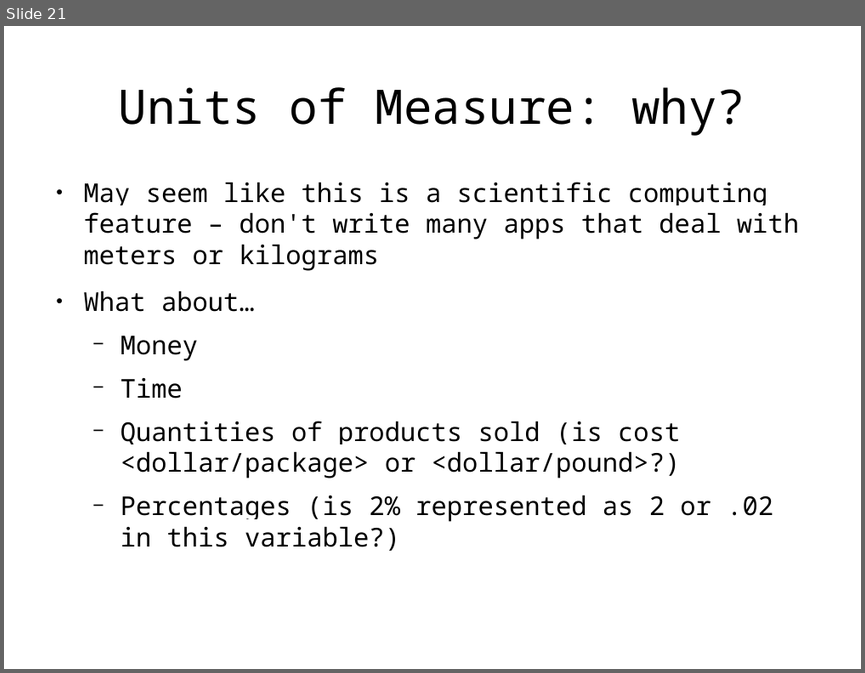
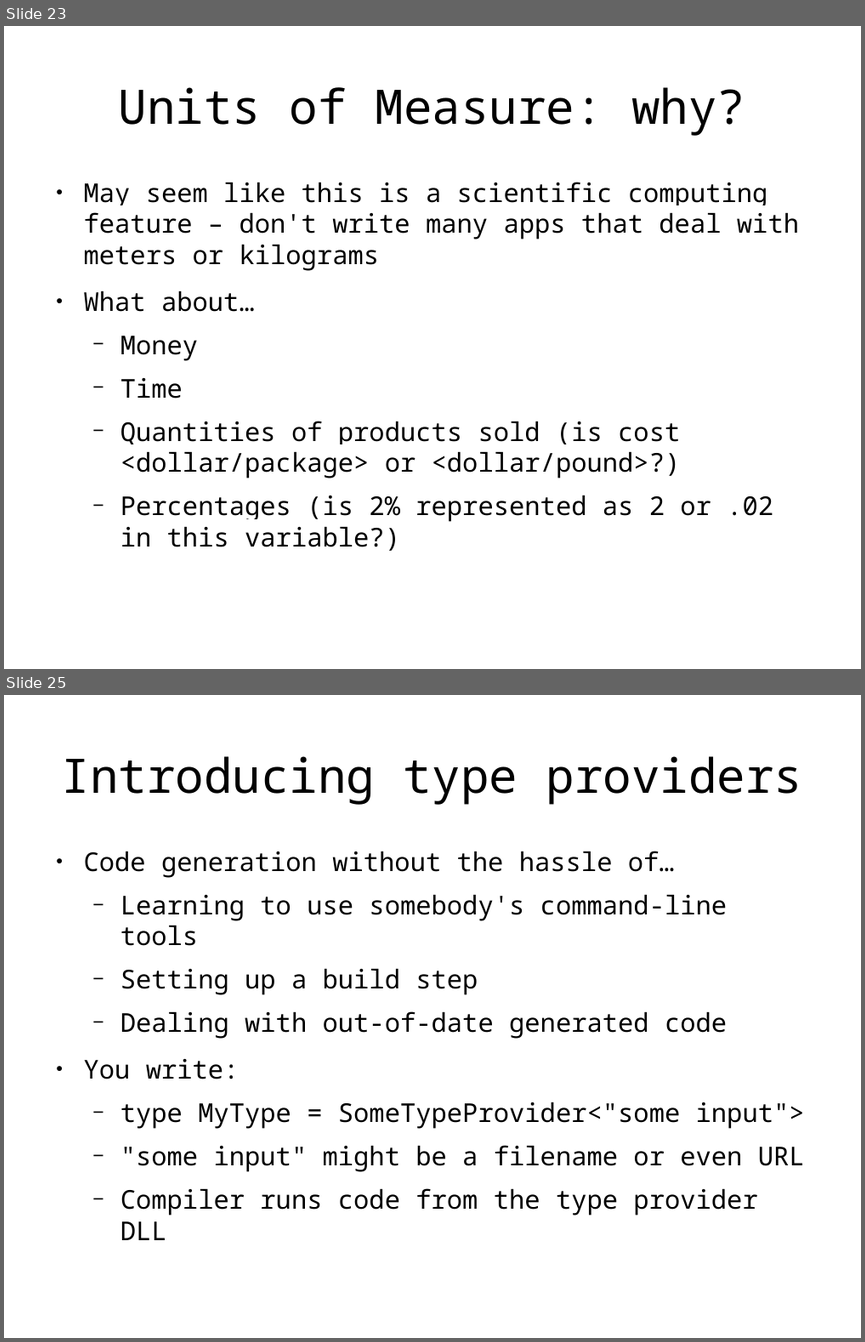
Before and after one commit to rspeele/FSharpTalk, a slide deck: fstalk.odp. Shown one above the other, each under a label of ours: slide 21 before the commit, slides 23 and 25 after it; the slides between them are not shown. The pictures are 865x673 and 865x1342 pixels, drawn with LibreOffice and Linux fonts; fonts in the diff are those of the drawing. Boxes give left, top, right and bottom in pixels: in the first picture for what was removed or moved away, otherwise in the second. Text is boxed around its words. In the diff, an @@ line names an element or a change of style, - is before the commit and + after.

Commit message:
Yet more samples and slides.
Type providers might be adequately covered now...

```diff
--- a/fstalk.odp
+++ b/fstalk.odp
@@ slide 25 added at box(4, 695, 861, 1338), background #FFFFFF @@
@@ title added at box(62, 756, 803, 805), 44 pt, text #000000 @@
+Introducing type providers
@@ text added at box(84, 851, 805, 1215), 24 pt, text #000000 @@
+● Code generation without the hassle of…
+  − Learning to use somebody's command-line tools
+  − Setting up a build step
+  − Dealing with out-of-date generated code
+● You write:
+  − type MyType = SomeTypeProvider<"some input">
+  − "some input" might be a filename or even URL
+  − Compiler runs code from the type provider DLL
@@ what was slide 21 is now slide 23 @@
```
Also in this commit, not shown: 1 slide changed, 6 other slides added, 2 slides removed, 12 other files.
